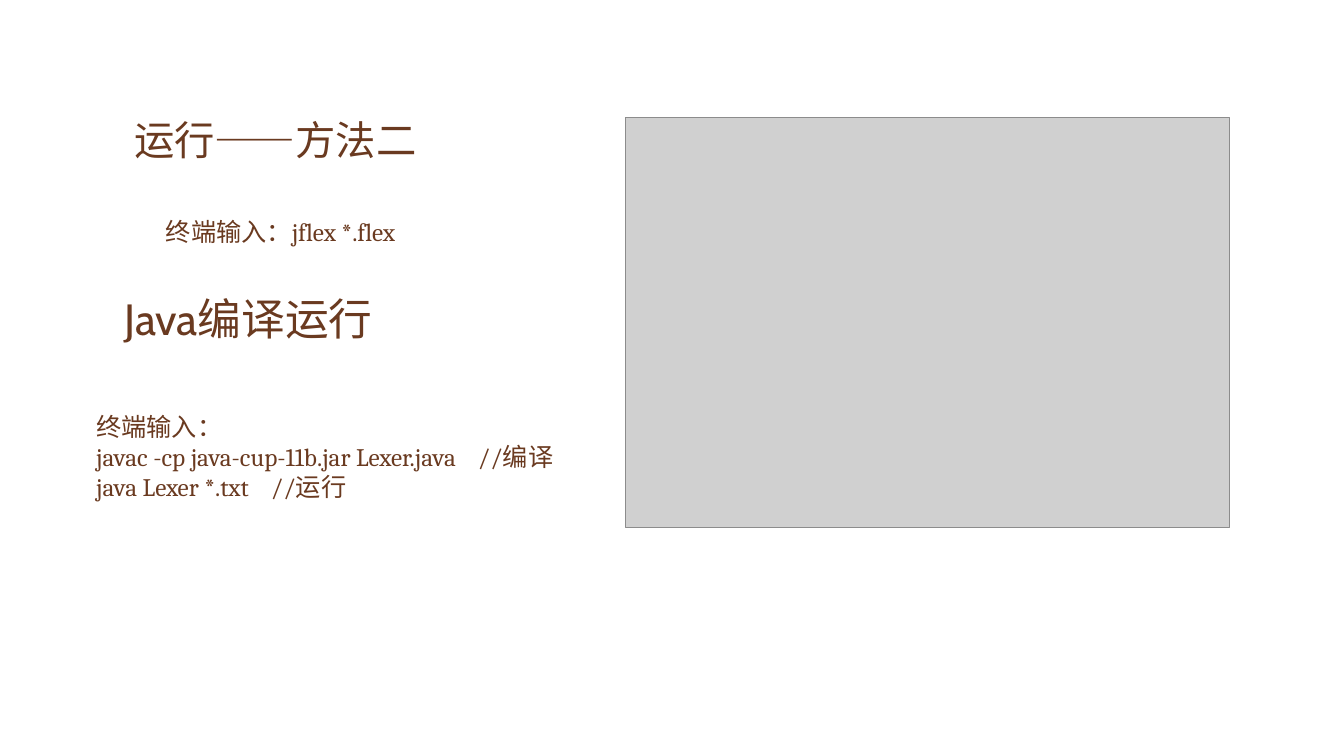
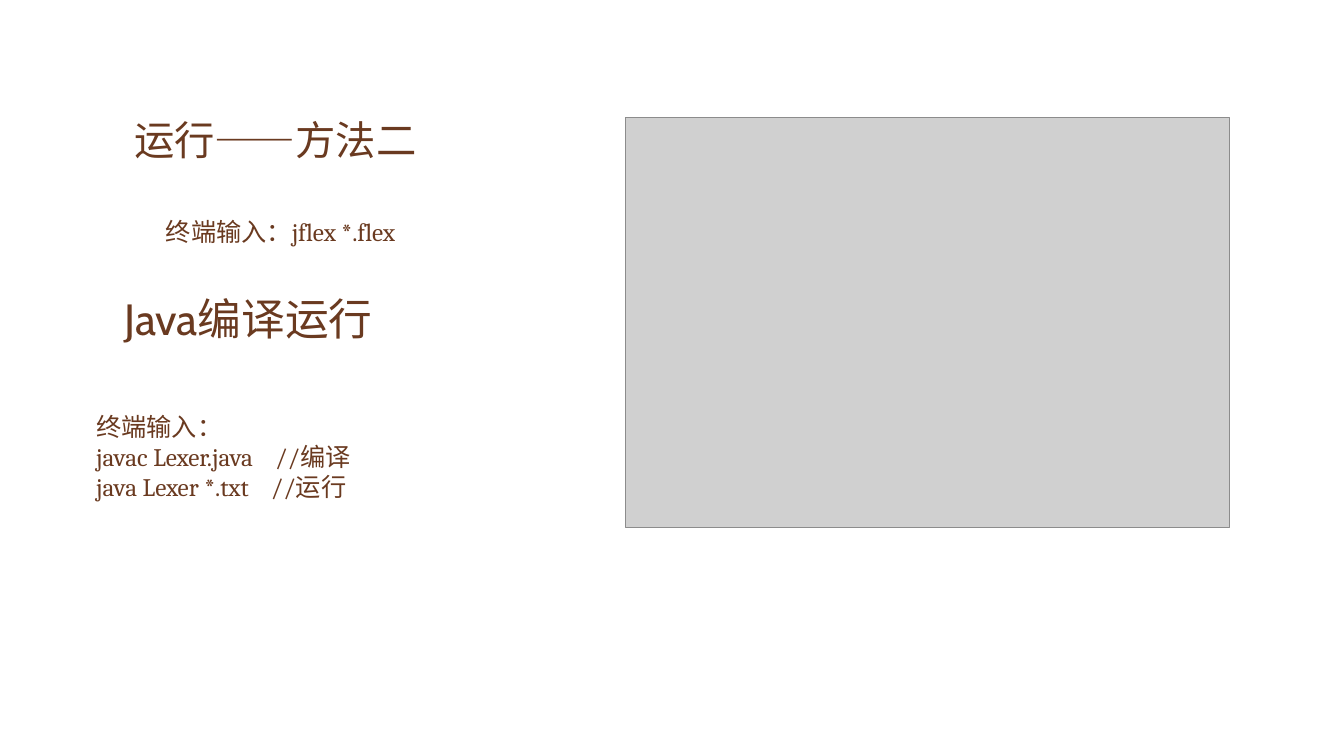
Before and after one commit to fhlxc/ubuntu-jflex, a slide deck: slide 6 of Ubuntu下配置及使用jflex.pptx. Drawn at 1344x756 pixels with LibreOffice and Linux fonts; fonts in the diff are those of the drawing; grey boxes stand for pictures; background and template pictures are left out. Boxes give left, top, right and bottom in pixels: in the first picture for what was removed or moved away, otherwise in the second. Text is boxed around its words. In the diff, an @@ line names an element or a change of style, - is before the commit and + after.

```diff
--- a/Ubuntu下配置及使用jflex.pptx
+++ b/Ubuntu下配置及使用jflex.pptx
@@ text at <box>96,445,350,472</box>: text changed @@
-javac -cp java-cup-11b.jar Lexer.java //编译
+javac Lexer.java //编译
```
Also in this commit, not shown: 1 other slide changed.
